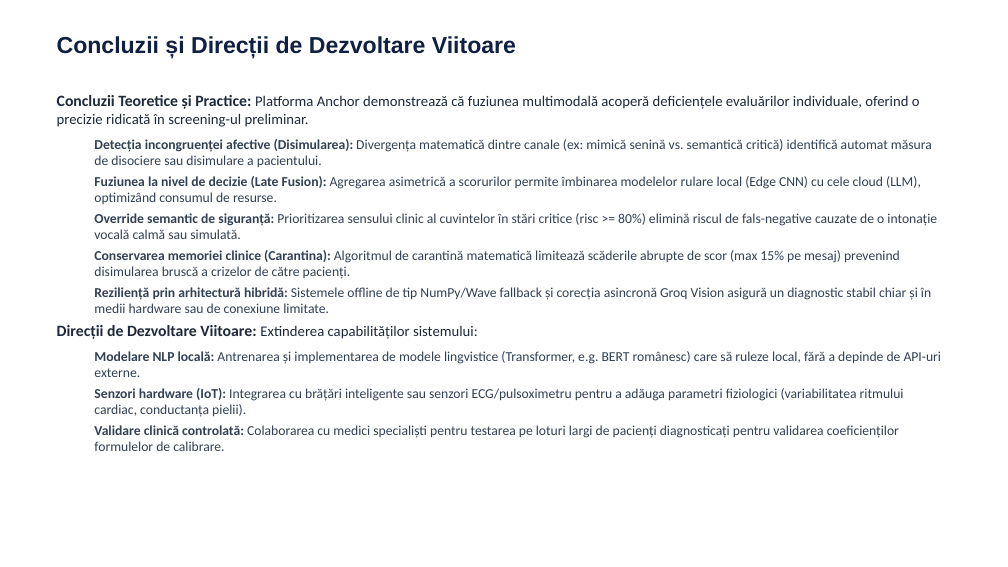
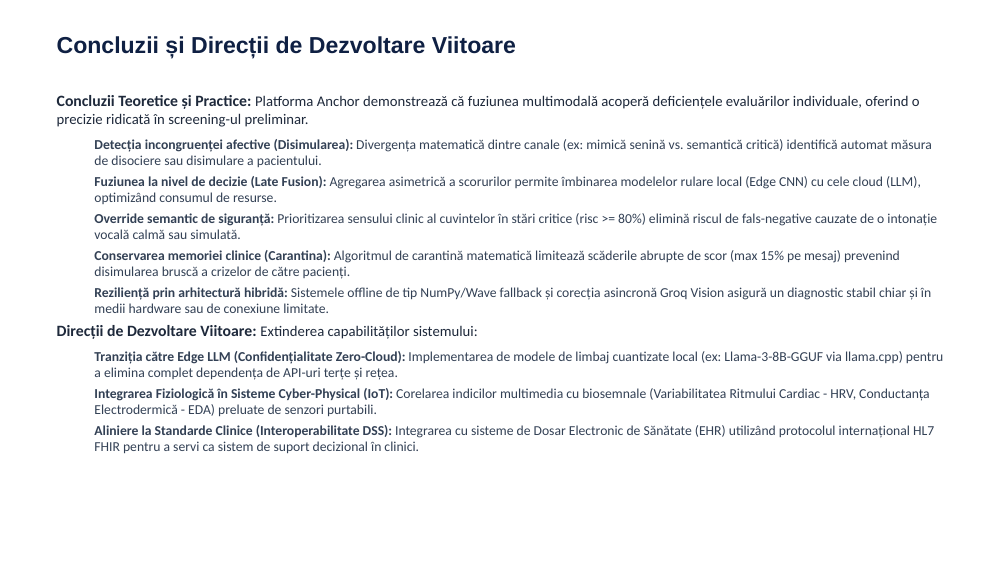
Before and after one commit to benxta4424/Anchor, a slide deck: slide 14 of Prezentare_Licenta_Podean_Beniamin.pptx. Drawn at 1008x567 pixels with LibreOffice and Linux fonts; fonts in the diff are those of the drawing. Boxes give left, top, right and bottom in pixels: in the first picture for what was removed or moved away, otherwise in the second. Text is boxed around its words. In the diff, an @@ line names an element or a change of style, - is before the commit and + after.

Commit message:
docs: enrich Slide 14 future directions with clinical-technical targets

```diff
--- a/Prezentare_Licenta_Podean_Beniamin.pptx
+++ b/Prezentare_Licenta_Podean_Beniamin.pptx
@@ text at (x1=94, y1=351, x2=943, y2=454): text changed @@
-  Modelare NLP locală: Antrenarea și implementarea de modele lingvistice (Transformer, e.g. BERT românesc) care să ruleze local, fără a depinde de API-uri externe.
-  Senzori hardware (IoT): Integrarea cu brățări inteligente sau senzori ECG/pulsoximetru pentru a adăuga parametri fiziologici (variabilitatea ritmului cardiac, conductanța pielii).
-  Validare clinică controlată: Colaborarea cu medici specialiști pentru testarea pe loturi largi de pacienți diagnosticați pentru validarea coeficienților formulelor de calibrare.
+  Tranziția către Edge LLM (Confidențialitate Zero-Cloud): Implementarea de modele de limbaj cuantizate local (ex: Llama-3-8B-GGUF via llama.cpp) pentru a elimina complet dependența de API-uri terțe și rețea.
+  Integrarea Fiziologică în Sisteme Cyber-Physical (IoT): Corelarea indicilor multimedia cu biosemnale (Variabilitatea Ritmului Cardiac - HRV, Conductanța Electrodermică - EDA) preluate de senzori purtabili.
+  Aliniere la Standarde Clinice (Interoperabilitate DSS): Integrarea cu sisteme de Dosar Electronic de Sănătate (EHR) utilizând protocolul internațional HL7 FHIR pentru a servi ca sistem de suport decizional în clinici.
```
